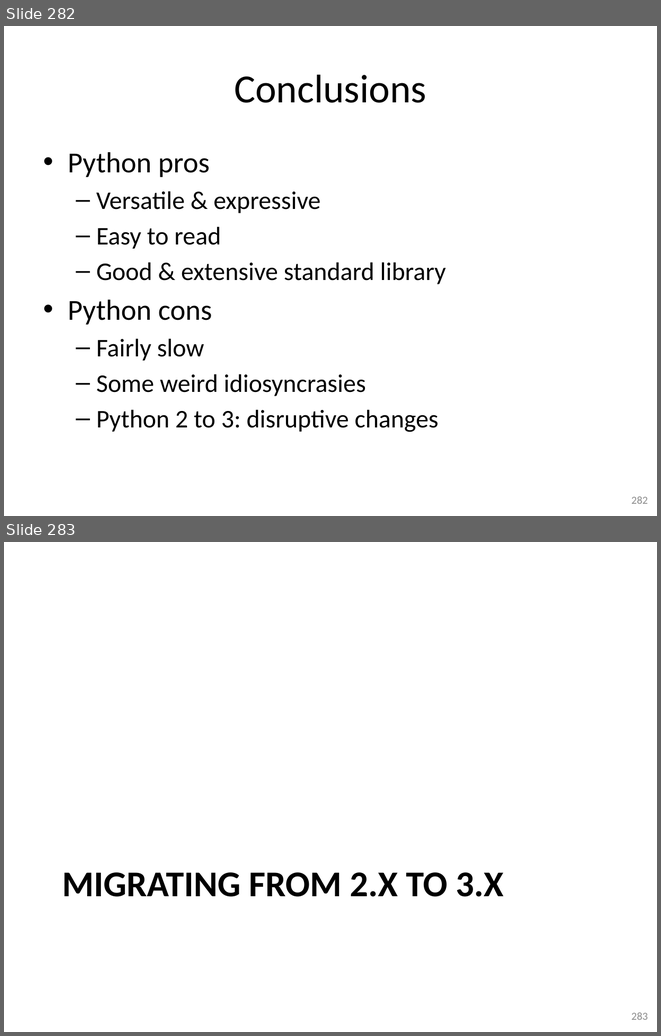
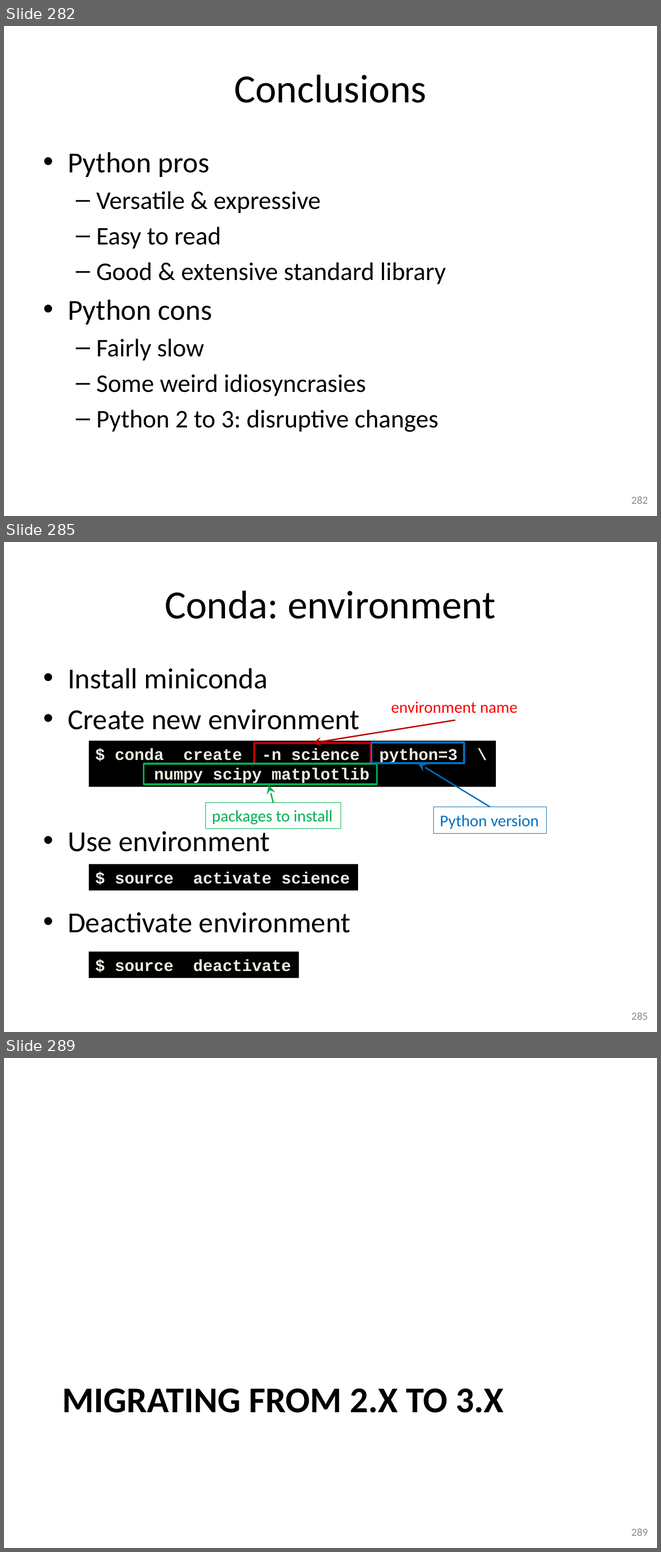
Before and after one commit to gjbex/training-material, a slide deck: Python/python-intro.pptx. Shown one above the other, each under a label of ours: slides 282 and 283 before the commit, slides 282, 285 and 289 after it; the slides between them are not shown. The pictures are 661x1036 and 661x1552 pixels, drawn with LibreOffice and Linux fonts; fonts in the diff are those of the drawing. Boxes give left, top, right and bottom in pixels: in the first picture for what was removed or moved away, otherwise in the second. Text is boxed around its words. In the diff, an @@ line names an element or a change of style, - is before the commit and + after.

Commit message:
Added slides on pip and conda

```diff
--- a/Python/python-intro.pptx
+++ b/Python/python-intro.pptx
@@ slide 285 added at box(4, 542, 657, 1032), background #FFFFFF @@
@@ title added at box(165, 590, 496, 619), 44 pt, text #000000 @@
+Conda: environment
@@ text added at box(68, 668, 360, 933), 32 pt, text #000000 @@
+• Install miniconda
+• Create new environment
+• Use environment
+• Deactivate environment
@@ text added at box(391, 702, 518, 713), 18 pt, text #FF0000 @@
+environment name
@@ arrow added from (455, 720) to (312, 743), #C00000 1.5 pt @@
@@ rectangle added at box(89, 741, 496, 787), fill #000000, 18 pt, text #EEECE1, bold @@
+$ conda create -n science python=3 \
+numpy scipy matplotlib
@@ rectangle added at box(254, 743, 371, 764), outline #C00000 2 pt @@
@@ rectangle added at box(372, 742, 465, 762), outline #0070C0 2 pt @@
@@ rectangle added at box(144, 764, 377, 784), outline #00B050 2 pt @@
@@ arrow added from (490, 806) to (418, 762), #0070C0 1.5 pt @@
@@ arrow added from (273, 803) to (269, 785), #00B050 1.5 pt @@
@@ rectangle added at box(206, 803, 341, 829), outline #00B050 0.75 pt, 18 pt, text #00B050 @@
+packages to install
@@ rectangle added at box(434, 806, 547, 832), outline #0070C0 0.75 pt, 18 pt, text #0070C0 @@
+Python version
@@ rectangle added at box(89, 864, 358, 890), fill #000000, 18 pt, text #EEECE1, bold @@
+$ source activate science
@@ rectangle added at box(89, 951, 299, 978), fill #000000, 18 pt, text #EEECE1, bold @@
+$ source deactivate
@@ page number added at box(632, 1012, 648, 1020), 12 pt, text #8C8C8C @@
+285
@@ what was slide 283 is now slide 289 @@
@@ page number at box(632, 1528, 648, 1536): text changed @@
-283
+289
```
Also in this commit, not shown: 1 slide changed, 5 other slides added.
